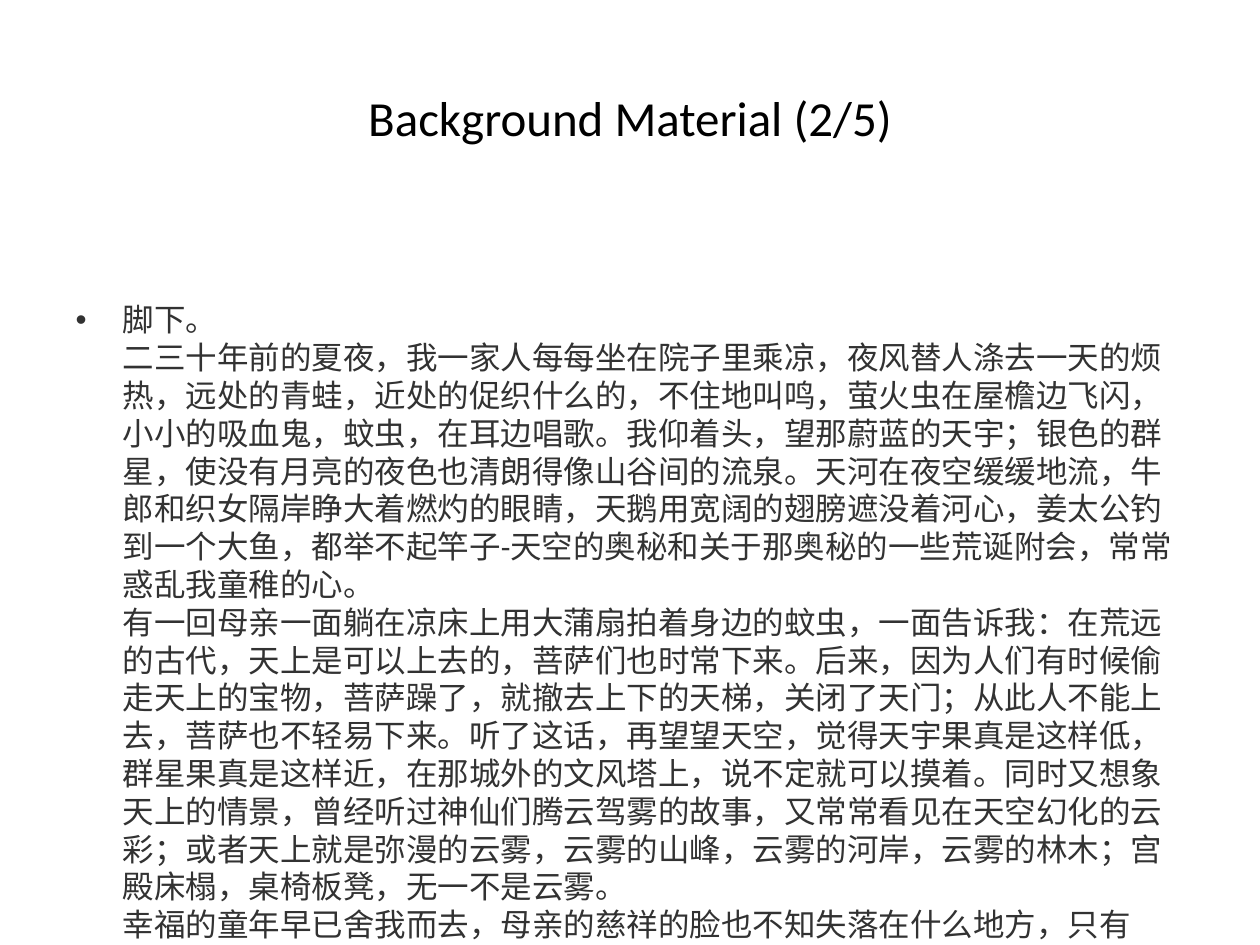
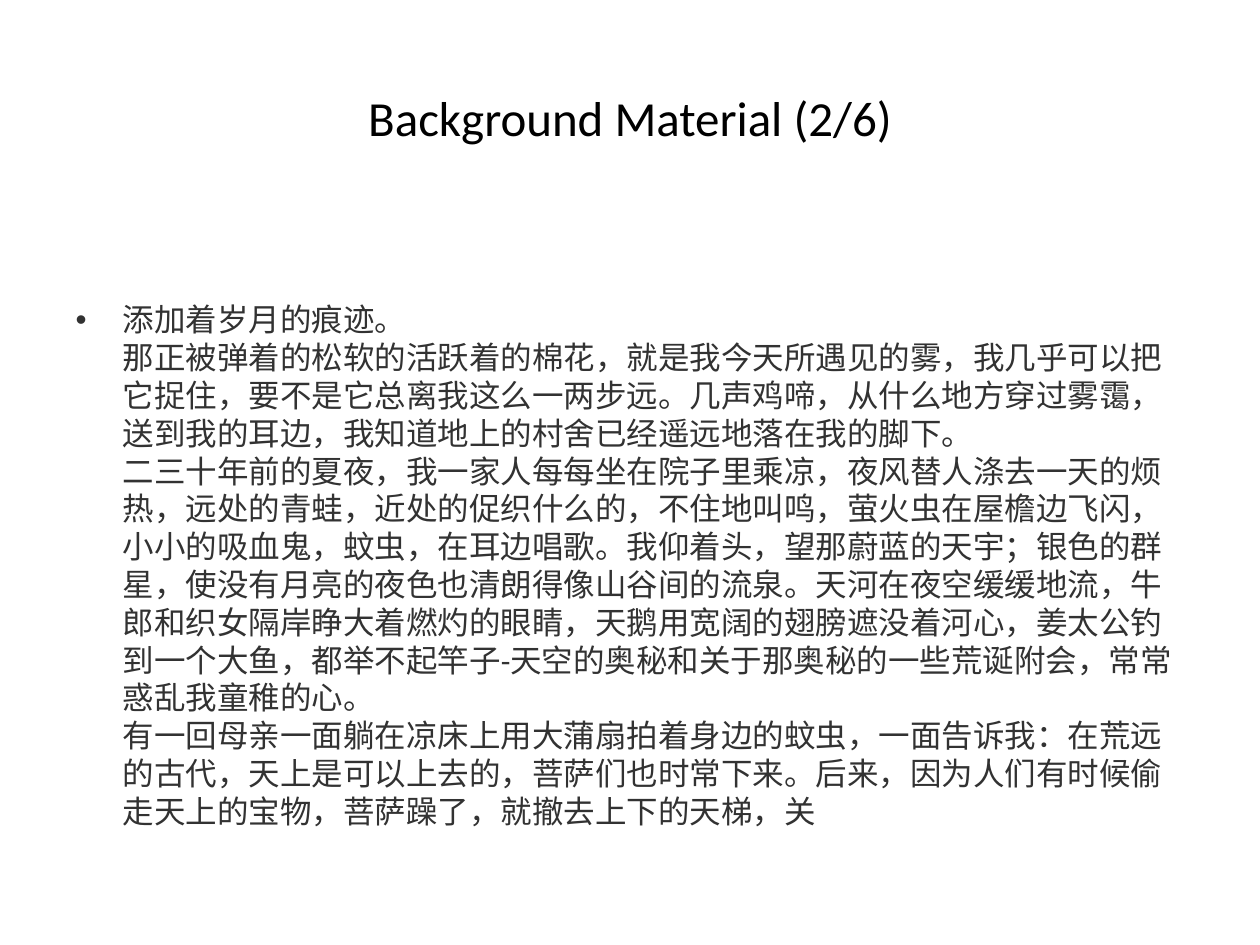
Before and after one commit to chenchen8486/word2ppt-assistant, a slide deck: slide 57 of 测试文档_processed.pptx (slide 45 before the commit). Drawn at 1260x945 pixels with LibreOffice and Linux fonts; fonts in the diff are those of the drawing. Boxes give left, top, right and bottom in pixels: in the first picture for what was removed or moved away, otherwise in the second. Text is boxed around its words. In the diff, an @@ line names an element or a change of style, - is before the commit and + after.

```diff
--- a/测试文档_processed.pptx
+++ b/测试文档_processed.pptx
@@ title at (x1=368, y1=100, x2=892, y2=145): text changed @@
-Background Material (2/5)
+Background Material (2/6)
@@ text at (x1=123, y1=304, x2=1172, y2=826): text changed @@
-• 脚下。
-  二三十年前的夏夜，我一家人每每坐在院子里乘凉，夜风替人涤去一天的烦热，远处的青蛙，近处的促织什么的，不住地叫鸣，萤火虫在屋檐边飞闪，小小的吸血鬼，蚊虫，在耳边唱歌。我仰着头，望那蔚蓝的天宇；银色的群星，使没有月亮的夜色也清朗得像山谷间的流泉。天河在夜空缓缓地流，牛郎和织女隔岸睁大着燃灼的眼睛，天鹅用宽阔的翅膀遮没着河心，姜太公钓到一个大鱼，都举不起竿子-天空的奥秘和关于那奥秘的一些荒诞附会，常常惑乱我童稚的心。
-  有一回母亲一面躺在凉床上用大蒲扇拍着身边的蚊虫，一面告诉我：在荒远的古代，天上是可以上去的，菩萨们也时常下来。后来，因为人们有时候偷走天上的宝物，菩萨躁了，就撤去上下的天梯，关闭了天门；从此人不能上去，菩萨也不轻易下来。听了这话，再望望天空，觉得天宇果真是这样低，群星果真是这样近，在那城外的文风塔上，说不定就可以摸着。同时又想象天上的情景，曾经听过神仙们腾云驾雾的故事，又常常看见在天空幻化的云彩；或者天上就是弥漫的云雾，云雾的山峰，云雾的河岸，云雾的林木；宫殿床榻，桌椅板凳，无一不是云雾。
-  幸福的童年早已舍我而去，母亲的慈祥的脸也不知失落在什么地方，只有这“上天”的话，
+• 添加着岁月的痕迹。
+  那正被弹着的松软的活跃着的棉花，就是我今天所遇见的雾，我几乎可以把它捉住，要不是它总离我这么一两步远。几声鸡啼，从什么地方穿过雾霭，送到我的耳边，我知道地上的村舍已经遥远地落在我的脚下。
+  二三十年前的夏夜，我一家人每每坐在院子里乘凉，夜风替人涤去一天的烦热，远处的青蛙，近处的促织什么的，不住地叫鸣，萤火虫在屋檐边飞闪，小小的吸血鬼，蚊虫，在耳边唱歌。我仰着头，望那蔚蓝的天宇；银色的群星，使没有月亮的夜色也清朗得像山谷间的流泉。天河在夜空缓缓地流，牛郎和织女隔岸睁大着燃灼的眼睛，天鹅用宽阔的翅膀遮没着河心，姜太公钓到一个大鱼，都举不起竿子-天空的奥秘和关于那奥秘的一些荒诞附会，常常惑乱我童稚的心。
+  有一回母亲一面躺在凉床上用大蒲扇拍着身边的蚊虫，一面告诉我：在荒远的古代，天上是可以上去的，菩萨们也时常下来。后来，因为人们有时候偷走天上的宝物，菩萨躁了，就撤去上下的天梯，关
```
Also in this commit, not shown: 52 other slides changed, 26 slides added, 10 slides removed, 8 other files.
